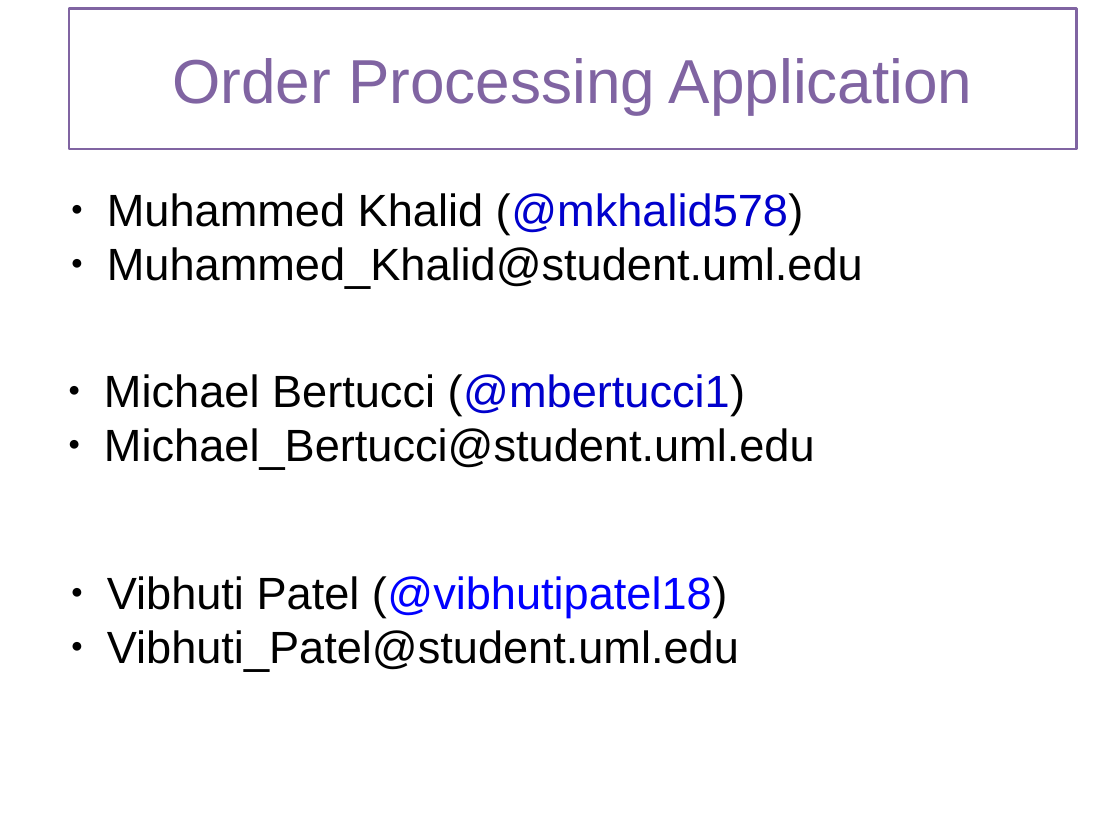
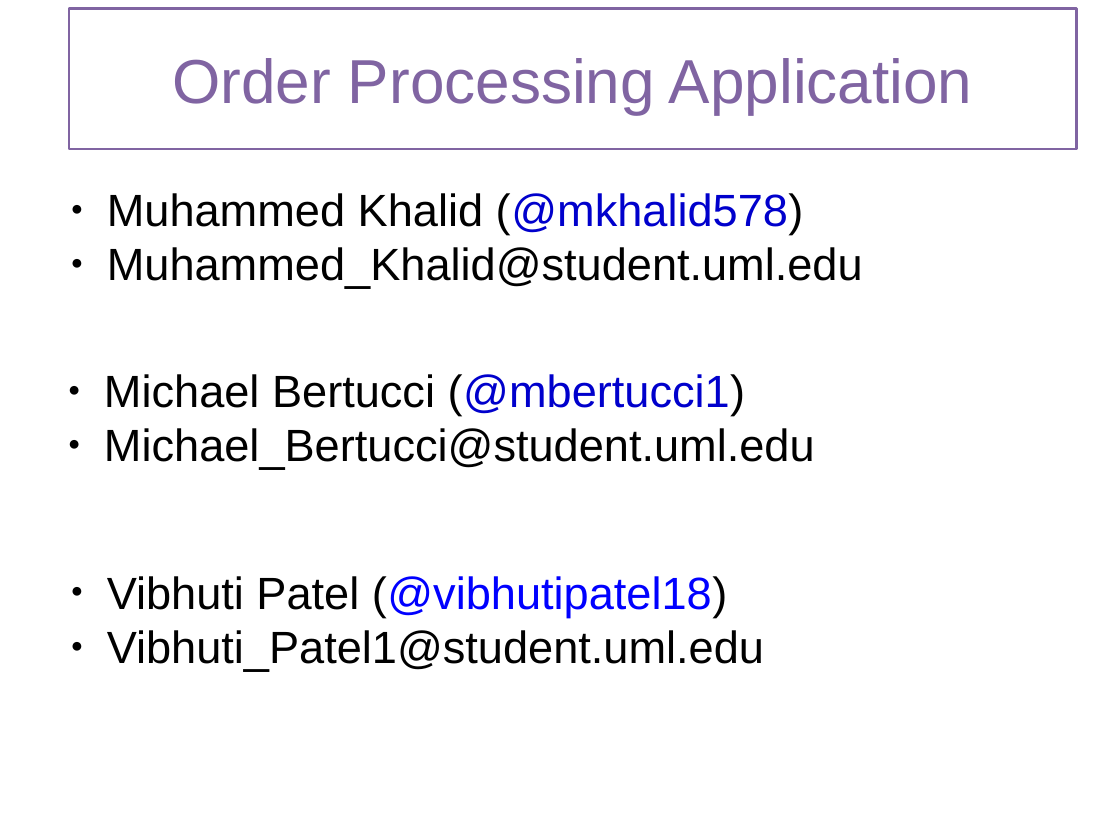
Before and after one commit to mkhalid578/orderProcessing, a slide deck: slide 1 of Project_Proposal.pptx. Drawn at 1120x840 pixels with LibreOffice and Linux fonts; fonts in the diff are those of the drawing. Boxes give left, top, right and bottom in pixels: in the first picture for what was removed or moved away, otherwise in the second. Text is boxed around its words. In the diff, an @@ line names an element or a change of style, - is before the commit and + after.

```diff
--- a/Project_Proposal.pptx
+++ b/Project_Proposal.pptx
@@ text at [107,630,764,671]: text changed @@
-● Vibhuti_Patel@student.uml.edu
+● Vibhuti_Patel1@student.uml.edu
```
Also in this commit, not shown: 4 other slides changed.
